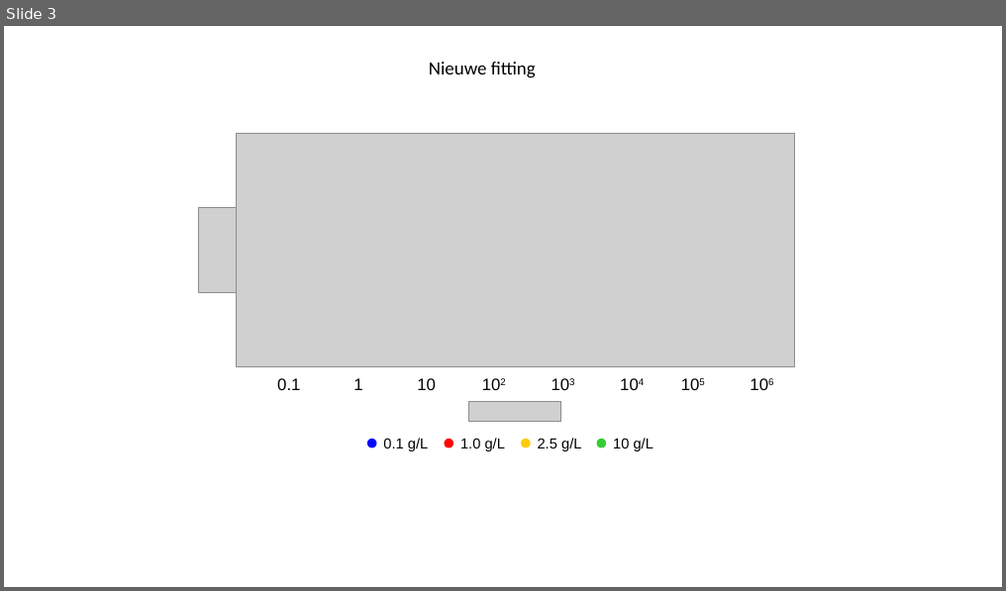
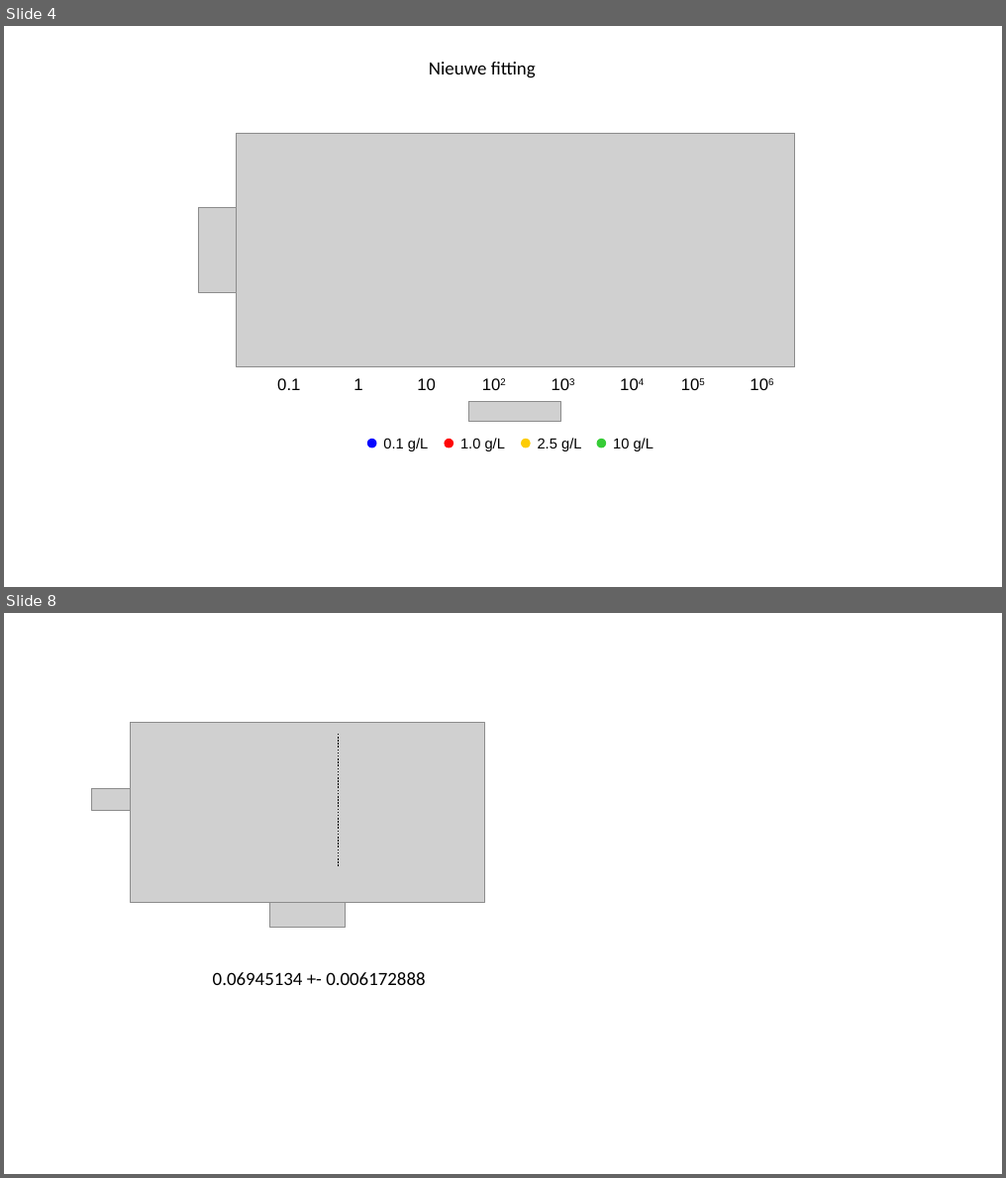
Before and after one commit to svdongen/drension, a slide deck: poster/sjoerd theory.pptx. Shown one above the other, each under a label of ours: slide 3 before the commit, slides 4 and 8 after it; the slides between them are not shown. The pictures are 1006x591 and 1006x1178 pixels, drawn with LibreOffice and Linux fonts; fonts in the diff are those of the drawing; grey boxes stand for pictures. Boxes give left, top, right and bottom in pixels: in the first picture for what was removed or moved away, otherwise in the second. Text is boxed around its words. In the diff, an @@ line names an element or a change of style, - is before the commit and + after.

```diff
--- a/poster/sjoerd theory.pptx
+++ b/poster/sjoerd theory.pptx
@@ slide 8 added at bbox=[4, 613, 1002, 1174], background #FFFFFF @@
@@ group added at bbox=[92, 722, 484, 928]: 3 pictures, 1 line @@
@@ text added at bbox=[213, 972, 425, 985], 18 pt, text #000000 @@
+0.06945134 +- 0.006172888
@@ what was slide 3 is now slide 4 @@
```
Also in this commit, not shown: 1 slide changed, 3 other slides added, 2 other files.
